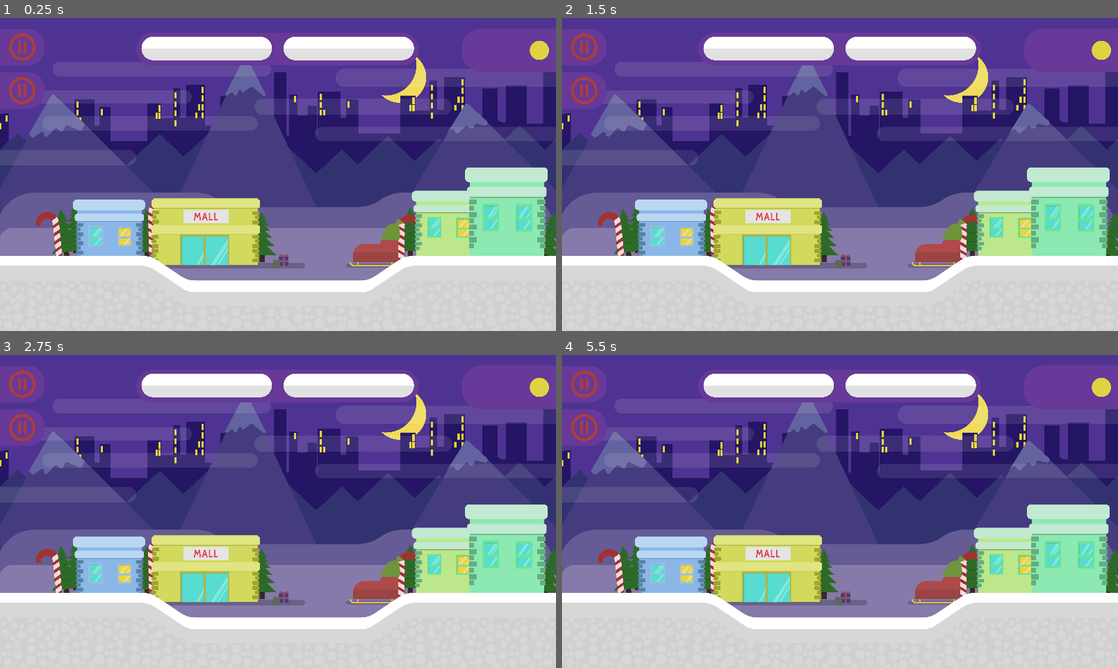
Above: before the commit, frames 1-4 (two rows, left to right).
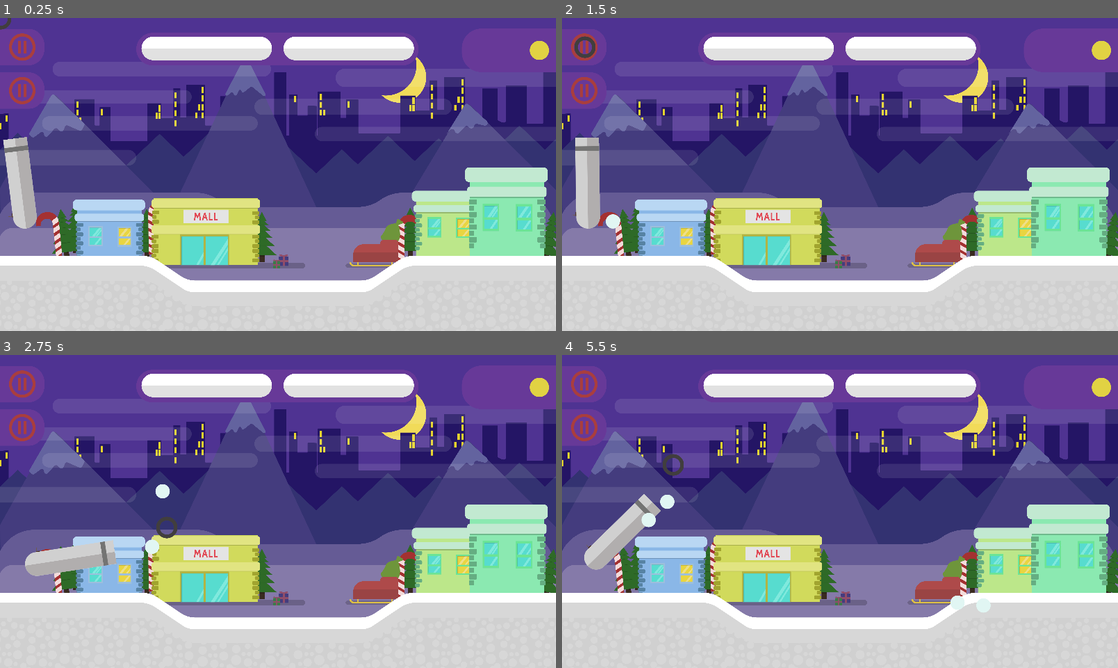
Above: after the commit, the same moments.

Repository: Stelmashov/SnowFlakes
Game: Godot game, scene res://src/world/World.tscn
Two runs of this game, one before a commit and one after it. Both use one fixed random seed, a clock stepped at 60 frames per second and the inputs below.
Inputs (mouse positions are in pixels of both pictures, inside the frame that each line leads up to):
- Up to frame 1 (0.25 s): no input
- Up to frame 2 (1.5 s): tap Enter at 0.5 s; move the mouse to (878, 36) at 0.52 s; press the mouse at (878, 36) at 0.53 s; release the mouse at (878, 36) at 1.25 s; click (584, 46) at 1.25 s
- Up to frame 3 (2.75 s): tap Space at 2 s; move the mouse to (166, 527) at 2.02 s; click (166, 527) at 2.1 s
- Up to frame 4 (5.5 s): move the mouse to (895, 442) at 2.77 s; press the mouse at (895, 442) at 2.78 s; move the mouse to (812, 574) at 3.52 s; release the mouse at (812, 574) at 3.53 s; click (812, 574) at 3.6 s; move the mouse to (1006, 558) at 4.27 s; press the mouse at (1006, 558) at 4.28 s; move the mouse to (673, 464) at 5.02 s; release the mouse at (673, 464) at 5.03 s; click (673, 464) at 5.1 s

The runs differ from the first frame. In frame 1, 1.3% of the frame differs, in the area x 0-7%, y 0-68%; in frame 2, 1.4%; in frame 3, 1.5%; in frame 4, 1.7%, in the area x 4-78%, y 31-83%.

Commit message:
cannon almost working

Diff:
--- a/project/project.godot
+++ b/project/project.godot
@@ -26,6 +26,14 @@
 window/stretch/mode="2d"
 window/stretch/aspect="keep"
 
+[input]
+
+attack={
+"deadzone": 0.5,
+"events": [ Object(InputEventMouseButton,"resource_local_to_scene":false,"resource_name":"","device":0,"alt":false,"shift":false,"control":false,"meta":false,"command":false,"button_mask":0,"position":Vector2( 0, 0 ),"global_position":Vector2( 0, 0 ),"factor":1.0,"button_index":1,"pressed":false,"doubleclick":false,"script":null)
+ ]
+}
+
 [rendering]
 
 environment/default_environment="res://default_env.tres"
--- /dev/null
+++ b/project/src/cannon/Cannon.gd
@@ -0,0 +1,68 @@
+extends KinematicBody2D
+
+const SPEED_INCREASE_PER_FRAME = 100
+
+var projectile = preload("res://src/cannon/projectile/snowflake.tscn")
+var is_ready = true
+var hold_time = 0.0
+var speed = 350
+
+onready var level = get_tree().get_root().get_node("World")#mb can switch to owner
+onready var crosshair = level.get_node("Crosshair")
+onready var INTERVAL = $INTERVAL
+
+func shoot():
+	var projectile_instance = projectile.instance()
+	level.call_deferred("add_child", projectile_instance)
+	projectile_instance.transform = global_transform
+	projectile_instance.direction = (crosshair.global_position - global_position).normalized()
+	#projectile_instance.damage = self.damage
+
+
+func _physics_process(delta):
+	if Input.is_action_just_pressed("attack") and is_ready:
+		if hold_time < 2.0:
+			speed += SPEED_INCREASE_PER_FRAME
+			hold_time += delta
+	elif Input.is_action_just_released("attack"):
+		shoot()
+		is_ready = false
+		INTERVAL.start(2)
+
+
+func _on_INTERVAL_timeout():
+	is_ready = true
+
+
+
+
+
+#const DEFAULT_SPEED = 200
+#const SPEED_INCREASE_PER_FRAME = 1
+#
+#onready var sprite = $Sprite
+#
+#var projectile_scene = preload("res://src/cannon/projectile/snowflake.tscn")
+#var throw_speed = DEFAULT_SPEED
+#var hold_time = 0.0
+#
+#func shoot():
+#	hold_time = 0.0
+#
+#	var new_projectile = projectile_scene.instance()
+#	new_projectile.speed = throw_speed
+#	add_child(new_projectile)
+#
+#	throw_speed = DEFAULT_SPEED
+#
+#func _physics_process(delta):
+#	if Input.is_action_pressed("attack"):
+#
+#		if hold_time < 2.0:
+#			throw_speed += SPEED_INCREASE_PER_FRAME
+#		hold_time += delta
+#	elif Input.is_action_just_released("shoot"):
+#		shoot()
+
+#func _process(delta):
+	#sprite.rotation_degrees += get_global_mouse_position().angle()
--- /dev/null
+++ b/project/src/cannon/Cannon.tscn
@@ -0,0 +1,29 @@
+[gd_scene load_steps=5 format=2]
+
+[ext_resource path="res://assets/Canon.png" type="Texture" id=1]
+[ext_resource path="res://src/cannon/Cannon.gd" type="Script" id=2]
+[ext_resource path="res://src/cannon/rotation.gd" type="Script" id=3]
+
+[sub_resource type="CapsuleShape2D" id=1]
+radius = 29.6321
+height = 156.707
+
+[node name="Cannon" type="KinematicBody2D"]
+script = ExtResource( 2 )
+
+[node name="Sprite" type="Sprite" parent="."]
+position = Vector2( 0.946556, 36.1727 )
+scale = Vector2( 0.500715, 0.500715 )
+texture = ExtResource( 1 )
+offset = Vector2( 206.014, -6.92911 )
+script = ExtResource( 3 )
+
+[node name="CollisionShape2D" type="CollisionShape2D" parent="."]
+position = Vector2( 107.623, 38.0546 )
+rotation = 1.5708
+shape = SubResource( 1 )
+disabled = true
+
+[node name="INTERVAL" type="Timer" parent="."]
+one_shot = true
+[connection signal="timeout" from="INTERVAL" to="." method="_on_INTERVAL_timeout"]
--- /dev/null
+++ b/project/src/cannon/crosshair.gd
@@ -0,0 +1,11 @@
+extends Position2D
+
+
+# Declare member variables here. Examples:
+# var a = 2
+# var b = "text"
+
+
+# Called when the node enters the scene tree for the first time.
+func _process(delta):
+	position = get_global_mouse_position()
--- /dev/null
+++ b/project/src/cannon/projectile/snowflake.gd
@@ -0,0 +1,28 @@
+extends RigidBody2D
+
+export var damage = 1# idk float/int
+# probably float
+var LIFETIME = 2# same + has to be const but changeable in inherited
+var direction: Vector2
+onready var cannon = get_tree().get_root().get_node("World/Cannon")
+
+
+func _ready():
+	$age.start(LIFETIME)
+	global_position += direction #* 6 #* 24
+
+
+func _process(delta) -> void:
+	global_position += direction * cannon.speed * delta
+
+
+func die() -> void:
+	queue_free()
+
+
+func _on_age_timeout():
+	die()
+
+
+func _on_snowflake_body_entered(body)-> void:
+	die()
--- /dev/null
+++ b/project/src/cannon/projectile/snowflake.tscn
@@ -0,0 +1,24 @@
+[gd_scene load_steps=4 format=2]
+
+[ext_resource path="res://assets/Snowball.png" type="Texture" id=1]
+[ext_resource path="res://src/cannon/projectile/snowflake.gd" type="Script" id=2]
+
+[sub_resource type="CircleShape2D" id=1]
+radius = 17.0643
+
+[node name="snowflake" type="RigidBody2D"]
+z_index = 5
+script = ExtResource( 2 )
+
+[node name="Sprite" type="Sprite" parent="."]
+position = Vector2( 39.0696, 33.2154 )
+scale = Vector2( 0.492895, 0.492895 )
+texture = ExtResource( 1 )
+
+[node name="CollisionShape2D" type="CollisionShape2D" parent="."]
+position = Vector2( 39.1017, 33.2154 )
+shape = SubResource( 1 )
+
+[node name="age" type="Timer" parent="."]
+[connection signal="body_entered" from="." to="." method="_on_snowflake_body_entered"]
+[connection signal="timeout" from="age" to="." method="_on_age_timeout"]
--- /dev/null
+++ b/project/src/cannon/rotation.gd
@@ -0,0 +1,4 @@
+extends Sprite
+
+func _process(delta):
+	rotation = owner.get_angle_to(owner.crosshair.global_position)
--- a/project/src/world/World.tscn
+++ b/project/src/world/World.tscn
@@ -1,16 +1,23 @@
-[gd_scene load_steps=7 format=2]
+[gd_scene load_steps=10 format=2]
 
 [ext_resource path="res://Assets/Background.png" type="Texture" id=1]
 [ext_resource path="res://Assets/Floor.png" type="Texture" id=2]
 [ext_resource path="res://src/Utility/Timer/timer.tscn" type="PackedScene" id=3]
 [ext_resource path="res://assets/cabin-condensed-bold.ttf" type="DynamicFontData" id=4]
 [ext_resource path="res://src/Scene/Pause_button.tscn" type="PackedScene" id=5]
+[ext_resource path="res://src/cannon/Cannon.tscn" type="PackedScene" id=6]
+[ext_resource path="res://src/cannon/crosshair.gd" type="Script" id=7]
+[ext_resource path="res://assets/wheel.png" type="Texture" id=8]
 
 [sub_resource type="DynamicFont" id=1]
 size = 40
 font_data = ExtResource( 4 )
 
 [node name="World" type="Node2D"]
+
+[node name="Cannon" parent="." instance=ExtResource( 6 )]
+position = Vector2( 58, 447 )
+z_index = 2
 
 [node name="Canvas" type="Node" parent="."]
 
@@ -46,3 +53,11 @@
 
 [node name="Button" parent="." instance=ExtResource( 5 )]
 z_index = 3
+
+[node name="Crosshair" type="Position2D" parent="."]
+z_index = 3
+script = ExtResource( 7 )
+
+[node name="Sprite" type="Sprite" parent="Crosshair"]
+scale = Vector2( 0.379731, 0.379731 )
+texture = ExtResource( 8 )
Not shown, changed: project/Assets/Background.png.import
Not shown, changed: project/Assets/Canon.png.import
Not shown, changed: project/Assets/Coin_bar.png.import
Not shown, changed: project/Assets/Floor.png.import
Not shown, changed: project/Assets/HP_bar.png.import
Not shown, changed: project/Assets/Invisible_hp_bar@2x.png.import
Not shown, changed: project/Assets/Menu_bar.png.import
Not shown, changed: project/Assets/Snowball.png.import
Not shown, changed: project/Assets/White_HP_bar@2x.png.import
Not shown, changed: project/Assets/background_HP_bar@2x.png.import
Not shown, changed: project/Assets/wheel.png.import
Not shown, changed: project/Assets/white_hp@2x.png.import
